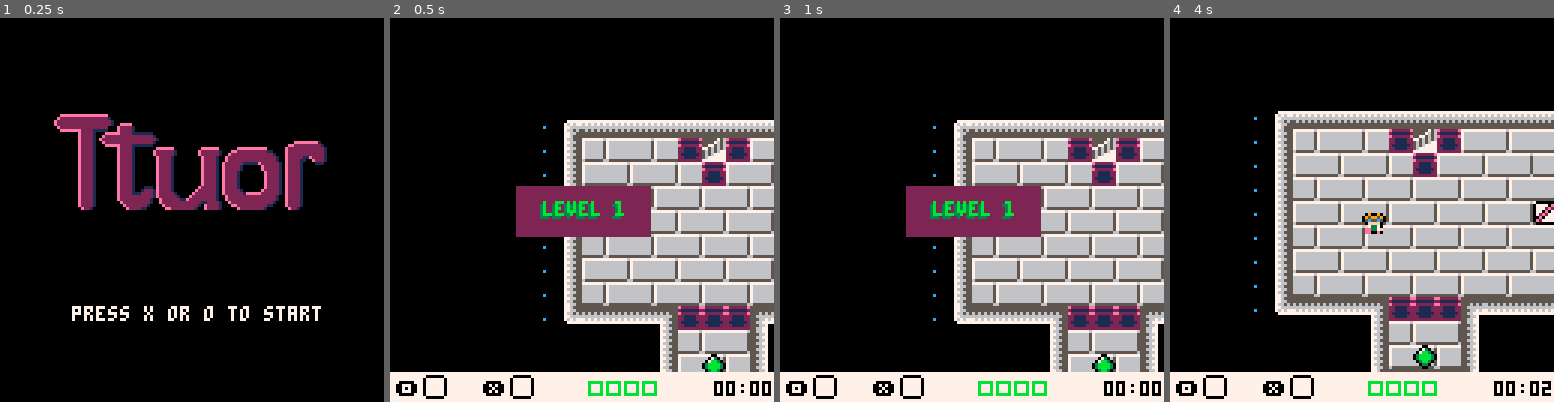
Above: before the commit, frames 1-4 (left to right).
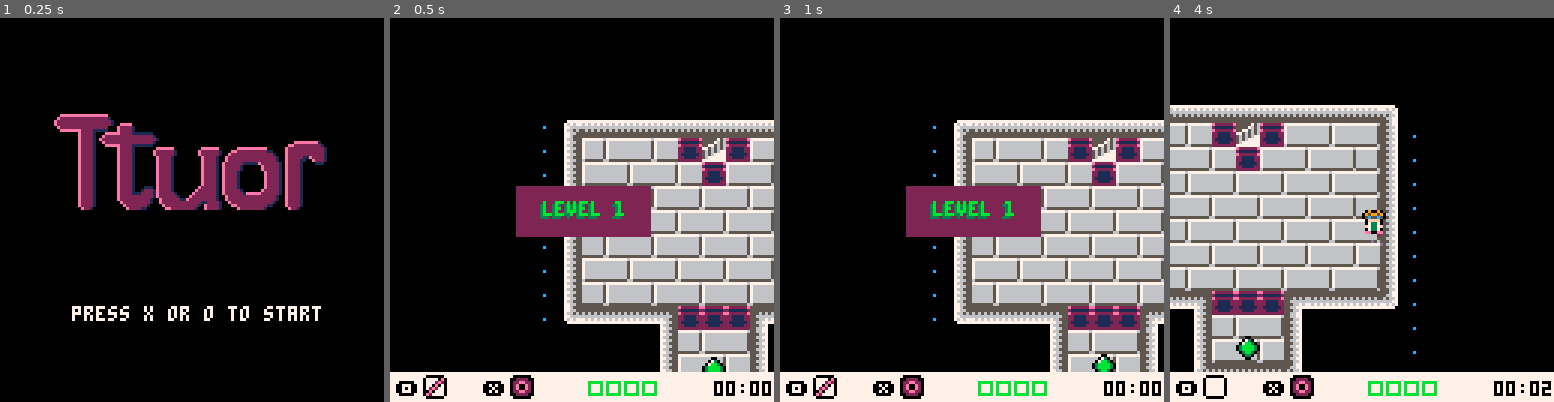
Above: after the commit, the same moments.

Repository: kitasuna/pico8-ttuor
Game: PICO-8 cartridge main.p8
The game is run twice, just before and just after one commit, with the same random seed, the same clock (stepped at 60 frames per second) and the same inputs.
Inputs:
- Up to frame 1 (0.25 s): no input
- Up to frame 2 (0.5 s): tap X (X key) at 0.33 s
- Up to frame 3 (1 s): tap O (Z key) at 0.7 s
- Up to frame 4 (4 s): tap X (X key) at 1.07, 1.85, 2.97 s; hold Right 1.6-2.1 s; tap O (Z key) every 0.4 s from 1.7 to 3.7 s; hold Up 2.15-2.42 s; hold Right 2.47-3.03 s; hold Left 3.08-3.58 s; hold Down 3.63-3.97 s

Frame 1 is identical in both runs. In frame 2, 0.5% of the frame differs, in the area x 9-88%, y 87-99%; in frame 3, 0.3%; in frame 4, 56%, in the area x 0-100%, y 22-99%.

Commit message:
Add exploding items Add floating items

Diff:
--- a/entity.lua
+++ b/entity.lua
@@ -21,6 +21,11 @@
               del(ent_man.ents, ent)
             end
           })
+          ent.particles.pos_x = ent.pos_x
+          ent.particles.pos_y = ent.pos_y
+          for i=0,80 do
+            ent.particles.add(rnd(1) - 0.5, rnd(1) - 0.5, true, true, 30)
+          end
           qm.add_event("beam_item_collision")
         end
       end
@@ -78,7 +83,7 @@
     tmp.can_travel = 1 << FLAG_FLOOR
     tmp.state = ENT_STATE_NORMAL
     tmp.frames = { NORMAL={frames={43},len=10}, HELD={frames={43},len=10} }
-    tmp.frame_half_step = 0
+    tmp.frame_step = 0
     tmp.frame_offset = 1
     tmp.feels_grav = true
     tmp.future_x,tmp.future_y = 0,0
@@ -178,30 +183,24 @@
 function do_gravity(ent, pos_x, pos_y, direction)
   if ent.feels_grav == true then
     local ent_vel = 1
+    ent.tgt_x = pos_x
+    ent.tgt_y = pos_y
     if direction == DIRECTION_UP then
       -- vel should be downwards
       ent.vel_x = 0
       ent.vel_y = ent_vel
-      ent.tgt_x = pos_x
-      ent.tgt_y = pos_y
       elseif direction == DIRECTION_DOWN then
       -- vel should be upwards
       ent.vel_x = 0
       ent.vel_y = -ent_vel
-      ent.tgt_x = pos_x
-      ent.tgt_y = pos_y
       elseif direction == DIRECTION_RIGHT then
         --vel should be to the left
       ent.vel_x = -ent_vel
       ent.vel_y = 0
-      ent.tgt_x = pos_x
-      ent.tgt_y = pos_y
       elseif direction == DIRECTION_LEFT then
       --vel should be to the right
       ent.vel_x = ent_vel
       ent.vel_y = 0
-      ent.tgt_x = pos_x
-      ent.tgt_y = pos_y
     end
   end
 
@@ -210,25 +209,45 @@
 
 -- {pos_x: Int, pos_y: Int, item_index: Int}
 function new_item(item)
-  local tmp = new_sprite(28, item.pos_x, item.pos_y, 8, 6)
-
-  tmp.vel_x = 0
-  tmp.vel_y = 0
-  tmp.item_index = item.item_index
-  tmp.type = ENT_ITEM
-  tmp.can_travel = 1 << FLAG_FLOOR
-  tmp.state = ENT_STATE_NORMAL
-  tmp.frames = { NORMAL={frames={28}, len=20}, BROKEN={frames={32+item.item_index}, len=20}, HELD={frames={28}, len=10} }
-  tmp.frame_half_step = 0
-  tmp.frame_offset = 1
-  tmp.feels_grav = true
-
-  tmp.update = ent_update(tmp)
+  local tmp = {
+    vel_x = 0,
+    vel_y = 0,
+    item_index = item.item_index,
+    type = ENT_ITEM,
+    can_travel = 1 << FLAG_FLOOR,
+    state = ENT_STATE_NORMAL,
+    frames = { BROKEN={frames={28+item.item_index} } },
+    frame_step = 0,
+    frame_offset = 1,
+    feels_grav = true,
+    particles = flsrc(item.pos_x, item.pos_y, 0, {CLR_DGN, CLR_GRN})
+  }
+  tmp = merge(tmp, new_sprite(28, item.pos_x, item.pos_y, 8, 8))
+
+
+  tmp.update = function(level)
+    ent_update(tmp)(level)
+    tmp.particles.update()
+  end
   tmp.draw = function()
-    palt(0, false)
-    palt(15, true)
-    ent_draw(tmp)()
-    pal()
+    if tmp.state == ENT_STATE_NORMAL then
+      palt(0, false)
+      palt(15, true)
+      tmp.frame_step += 1
+      local pos_offsets = {0, 1, 1, 1, 0, -1, -1, -1}
+      if tmp.frame_step > 10 then
+        tmp.frame_offset += 1
+        tmp.frame_step = 0
+        if tmp.frame_offset + 1 > #pos_offsets then
+          tmp.frame_offset = 0
+        end
+      end
+      local y_offset = pos_offsets[tmp.frame_offset + 1]
+      spr(tmp.num, tmp.pos_x, tmp.pos_y + y_offset)
+      pal()
+    else
+      tmp.particles.draw()
+    end
   end
   return tmp
 end
@@ -253,7 +272,6 @@
     local beam_max_x = beam.pos_x
     while collision == false do
       local next_map_x = ((beam_max_x + 1) \ 8) + level.start_tile_x
-      local flag = fget(mget(next_map_x, curr_map_y))
       if (fget(mget(next_map_x, curr_map_y)) & beam.can_travel) == 0 then
         collision = true
         break;
@@ -284,7 +302,11 @@
 function ent_draw(ent)
   if ent.state != nil then
     return function()
-      spr(ent.frames[ent.state].frames[ent.frame_offset], ent.pos_x, ent.pos_y)
+      if ent.frames[ent.state] != nil then
+        spr(ent.frames[ent.state].frames[ent.frame_offset], ent.pos_x, ent.pos_y)
+      else
+        spr(ent.sprite_num, ent.pos_x, ent.pos_y)
+      end
     end
   end
   return function()
--- a/player.lua
+++ b/player.lua
@@ -15,10 +15,7 @@
 
   player.state = PLAYER_STATE_GROUNDED
   player.deaths = 0
-  player.slide_vel_x = 0
-  player.slide_vel_y = 0
-  player.vel_x = 0
-  player.vel_y = 0
+  stop_player(player) -- inits vel values anyway
   player.frame_base = 1
   player.frame_offset = 0
   player.frame_step = 0
@@ -28,8 +25,8 @@
   player.wormhole = nil
   player.inventory = {
     state = inv_state_normal,
-    glove = 0,
-    wormhole = 0,
+    glove = 2,
+    wormhole = 2,
     items = {0,0,0,0},
   }
 
@@ -40,7 +37,7 @@
     {4, 5, 4, 6},
   }
 
-  player.frames_zapped = { 16, 17, 18, 16, 17, 18, 16, 17, 18 }
+  player.frames_zapped = { 16, 17, 18 }
 
   -- API, allows other entities to check on player
   player.is_dead = function()
@@ -58,10 +55,7 @@
     player.facing = DIRECTION_DOWN
     player.can_travel = 1 << FLAG_FLOOR
     player.state = PLAYER_STATE_GROUNDED
-    player.vel_x = 0
-    player.vel_y = 0
-    player.slide_vel_x = 0
-    player.slide_vel_y = 0
+    stop_player(player)
     player.pos_x = l.player_pos_x * 8
     player.pos_y = l.player_pos_y * 8
     player.gbeam.disable()
@@ -119,14 +113,19 @@
       player.deaths += 1
       player.can_move_x = false
       player.can_move_y = false
-      player.vel_x = 0
-      player.vel_y = 0
-      player.slide_vel_x = 0
-      player.slide_vel_y = 0
+      stop_player(player)
       player.state = PLAYER_STATE_DEAD_ZAPPED
       sfx_zapped()
       player.frame_step = 0
       player.frame_offset = 0
+      add(timers, {
+        ttl = 60,
+        f = function() end,
+        cleanup = function()
+          unstage_inventory(player.inventory)
+          qm.add_event("player_death", {level = level})
+        end
+      })
   end
 
   player.handle_entity_reaches_target = function(payload)
@@ -141,8 +140,7 @@
   end
 
   player.handle_level_init = function()
-    player.vel_x,vel_y = 0,0
-    player.slide_vel_x,player.slide_vel_y = 0,0
+    stop_player(player)
     player.wormhole = nil
     player.gbeam.disable()
     player.facing = DIRECTION_DOWN
@@ -378,8 +376,7 @@
       local offset = player.frame_offset + 1
       sspr(88, 0, 8, 8, player.pos_x + offset, player.pos_y + offset, 8 \ offset, 8 \ offset)
     elseif player.state == PLAYER_STATE_DEAD_ZAPPED then
-      local frames = player.frames_zapped
-      spr(frames[player.frame_offset + 1],player.pos_x, player.pos_y)
+      spr(player.frames_zapped[player.frame_offset + 1],player.pos_x, player.pos_y)
     elseif player.state == PLAYER_STATE_HOLDING then
       spr(19+player.facing,player.pos_x, player.pos_y, 1.0, 1.0, flip, false)
     end
@@ -438,16 +435,13 @@
     end
 
     if player.state == PLAYER_STATE_DEAD_ZAPPED then
-      if player.frame_offset < 9 then
-        player.frame_step += 1
-        if player.frame_step > 5 then
-          player.frame_offset += 1
-          player.frame_step = 0
-        end
-      else
-        unstage_inventory(player.inventory)
-        qm.add_event("player_death", {level = level})
-        return
+      player.frame_step += 1
+      if player.frame_step > 5 then
+        player.frame_offset += 1
+        if player.frame_offset + 1 > #player.frames_zapped then
+          player.frame_offset = 0
+        end
+        player.frame_step = 0
       end
     end
 
@@ -816,3 +810,8 @@
   end
   return { gdistance = ginfo.d, vel = { x = new_vel_x, y = new_vel_y } }
 end
+
+function stop_player(player)
+  player.vel_x, player.vel_y = 0,0
+  player.slide_vel_x, player.slide_vel_y = 0,0
+end
